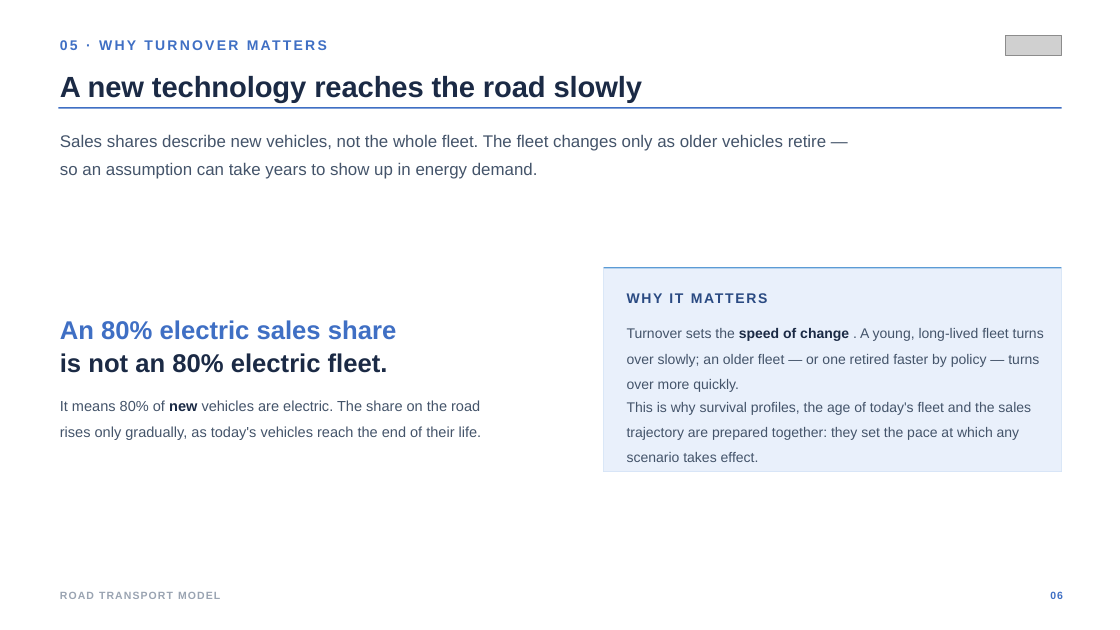
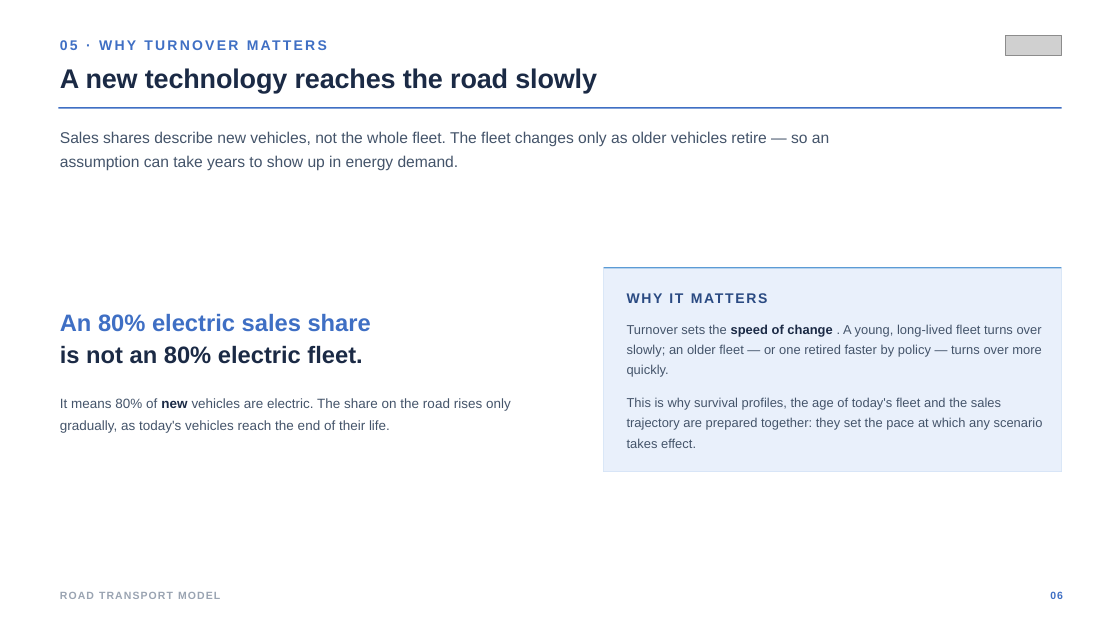
Before and after one commit to asia-pacific-energy-research-centre/leap_road_model, a slide deck: slide 6 of docs/road_model_presentation_plan_1.pptx. Drawn at 1120x630 pixels with LibreOffice and Linux fonts; fonts in the diff are those of the drawing; grey boxes stand for pictures. Boxes give left, top, right and bottom in pixels: in the first picture for what was removed or moved away, otherwise in the second. Text is boxed around its words. In the diff, an @@ line names an element or a change of style, - is before the commit and + after.

```diff
--- a/docs/road_model_presentation_plan_1.pptx
+++ b/docs/road_model_presentation_plan_1.pptx
@@ text "A new technology reaches the ..." at (60, 68, 597, 93): size 37.5 to 34.7 pt; line spacing 1.07 to 0.87 @@
@@ text "Sales shares describe new vehicles, ..." at (60, 131, 829, 170): size 21.8 to 20.1 pt; line spacing 1.4 to 1.3 @@
@@ text "An 80% electric sales share" at (60, 314, 371, 332): size 33 to 30.5 pt; line spacing 1.12 to 0.92 @@
@@ text "Turnover sets the speed of ..." at (627, 324, 1042, 377): size 18 to 16.6 pt; line spacing 1.5 to 1.3 @@
@@ text "is not an 80% electric ..." at (60, 345, 362, 364): size 33 to 30.5 pt; line spacing 1.12 to 0.92 @@
@@ text "It means 80% of new ..." at (60, 398, 511, 433): size 18.8 to 17.3 pt; line spacing 1.46 to 1.36 @@
@@ text "This is why survival profiles, ..." at (627, 397, 1043, 448): size 18 to 16.6 pt; line spacing 1.5 to 1.3 @@
```
Also in this commit, not shown: 14 other slides changed, 6 other files.
